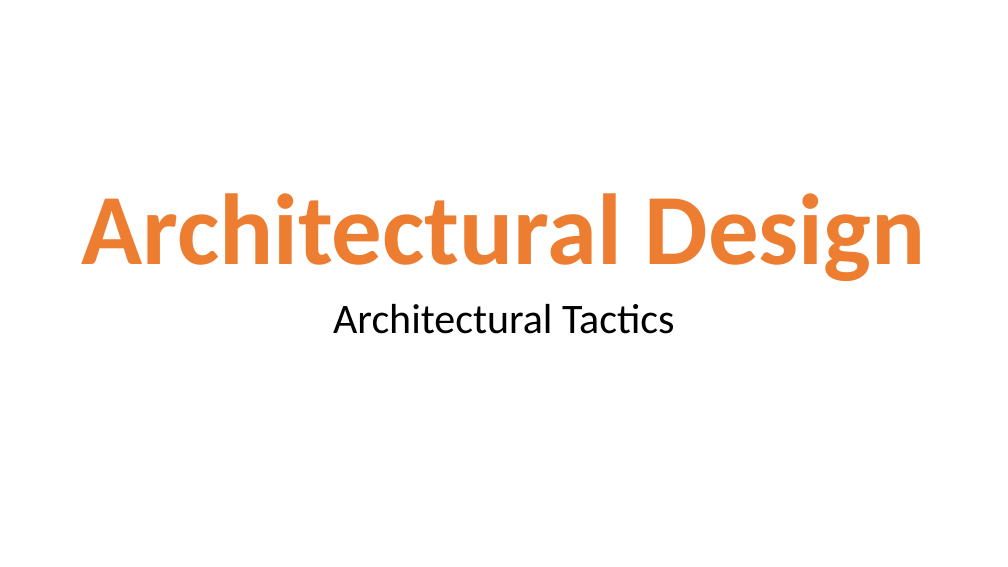
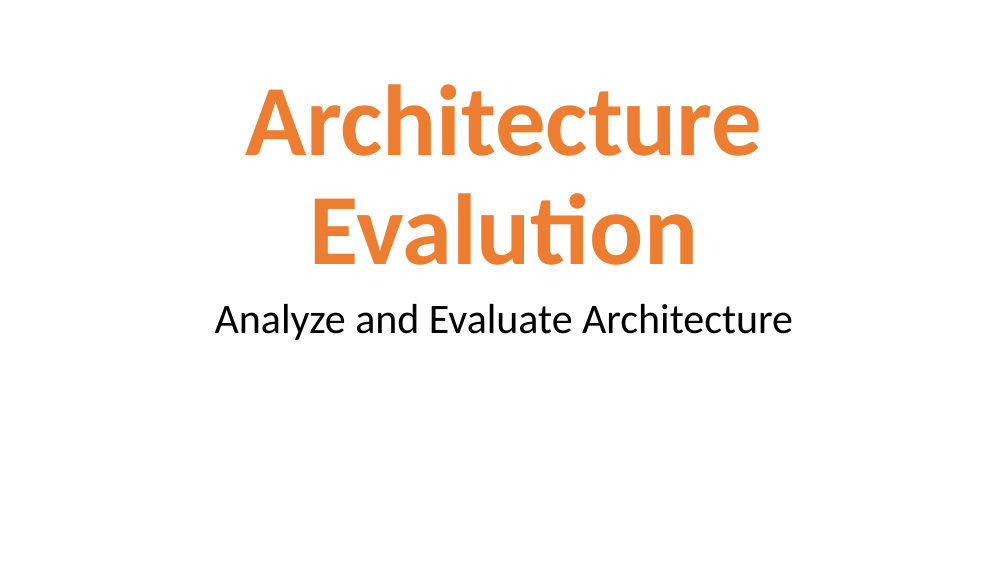
Before and after one commit to Jucer74/SoftwareArchitecture, a slide deck: slide 3 of Clases/05-ArchitectureEvaluation/SoftwareArchitecture-ArchitectureEvaluation.pptx. Drawn at 1008x567 pixels with LibreOffice and Linux fonts; fonts in the diff are those of the drawing; background and template pictures are left out. Boxes give left, top, right and bottom in pixels: in the first picture for what was removed or moved away, otherwise in the second. Text is boxed around its words. In the diff, an @@ line names an element or a change of style, - is before the commit and + after.

```diff
--- a/Clases/05-ArchitectureEvaluation/SoftwareArchitecture-ArchitectureEvaluation.pptx
+++ b/Clases/05-ArchitectureEvaluation/SoftwareArchitecture-ArchitectureEvaluation.pptx
@@ title at (245, 84, 762, 265): text changed @@
-Architectural Design
+Architecture Evalution
@@ subtitle at (215, 304, 793, 340): text changed @@
-Architectural Tactics
+Analyze and Evaluate Architecture
```
Also in this commit, not shown: 1 other slide changed, 1 slide added, 1 slide removed.
